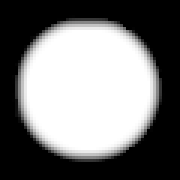
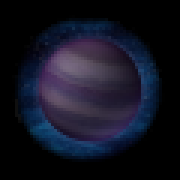
Comparing the layer stacks of the two 180×180 images. Changes:
added layer "Pasted Layer #37" above "Pasted Layer #36" over [15, 18, 162, 162]
added layer "Pasted Layer #36" above "Pasted Layer #35" over [15, 18, 162, 162]
added layer "Pasted Layer #35" above "Pasted Layer #34" over [15, 18, 162, 162]
added layer "Pasted Layer #34" above "Pasted Layer #33" over [15, 18, 162, 162]
added layer "Pasted Layer #33" above "Pasted Layer #32" over [15, 18, 162, 162]
added layer "Pasted Layer #32" above "Pasted Layer #31" over [15, 18, 162, 162]
added layer "Pasted Layer #31" above "Pasted Layer #30" over [15, 18, 162, 162]
added layer "Pasted Layer #30" above "Water Pelagic" over [15, 18, 162, 162]
